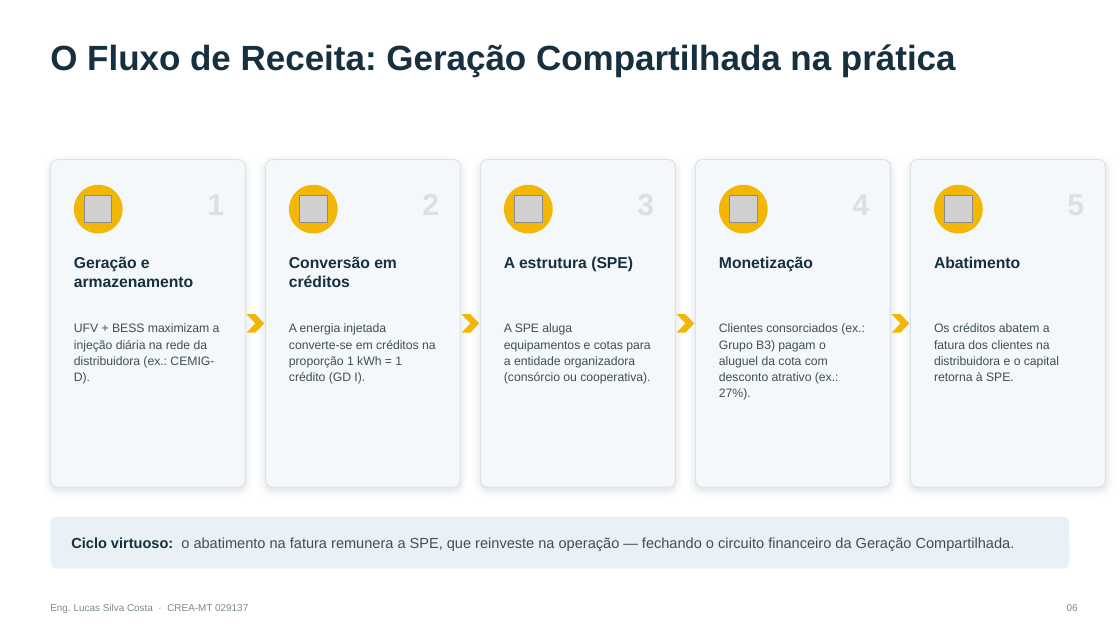
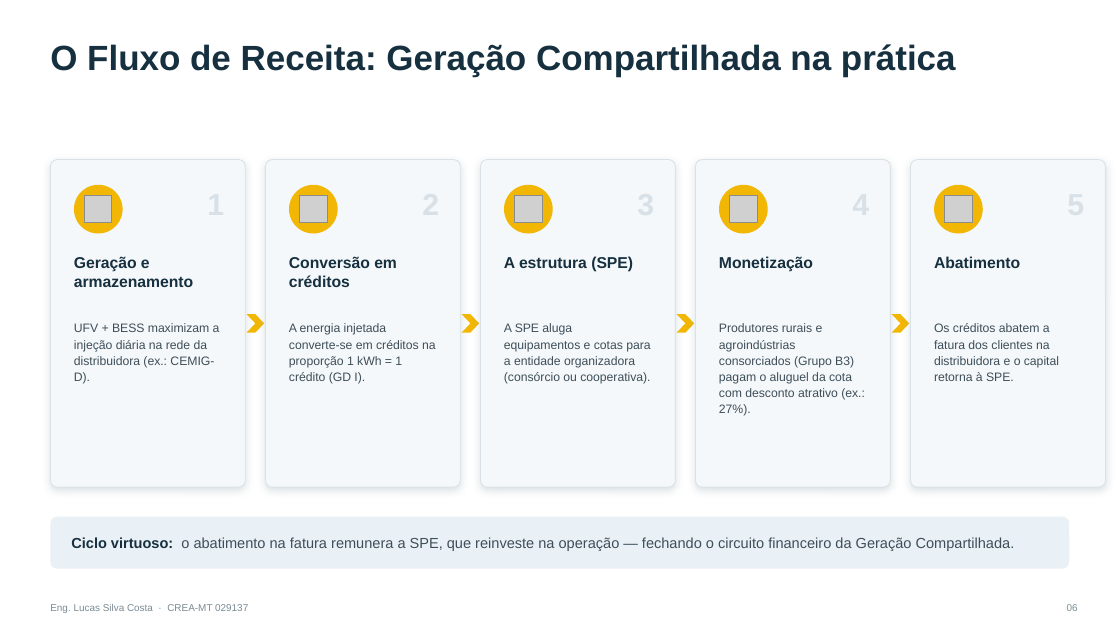
Before and after one commit to Lucas200988/sonare-crm, a slide deck: slide 6 of apresentacoes/BESS_Brasil_Lucas_Silva_Costa.pptx. Drawn at 1120x630 pixels with LibreOffice and Linux fonts; fonts in the diff are those of the drawing; grey boxes stand for pictures. Boxes give left, top, right and bottom in pixels: in the first picture for what was removed or moved away, otherwise in the second. Text is boxed around its words. In the diff, an @@ line names an element or a change of style, - is before the commit and + after.

```diff
--- a/apresentacoes/BESS_Brasil_Lucas_Silva_Costa.pptx
+++ b/apresentacoes/BESS_Brasil_Lucas_Silva_Costa.pptx
@@ text at (719,323,865,416): text changed @@
-Clientes consorciados (ex.: Grupo B3) pagam o aluguel da cota com desconto atrativo (ex.: 27%).
+Produtores rurais e agroindústrias consorciados (Grupo B3) pagam o aluguel da cota com desconto atrativo (ex.: 27%).
```
Also in this commit, not shown: 7 other slides changed.
